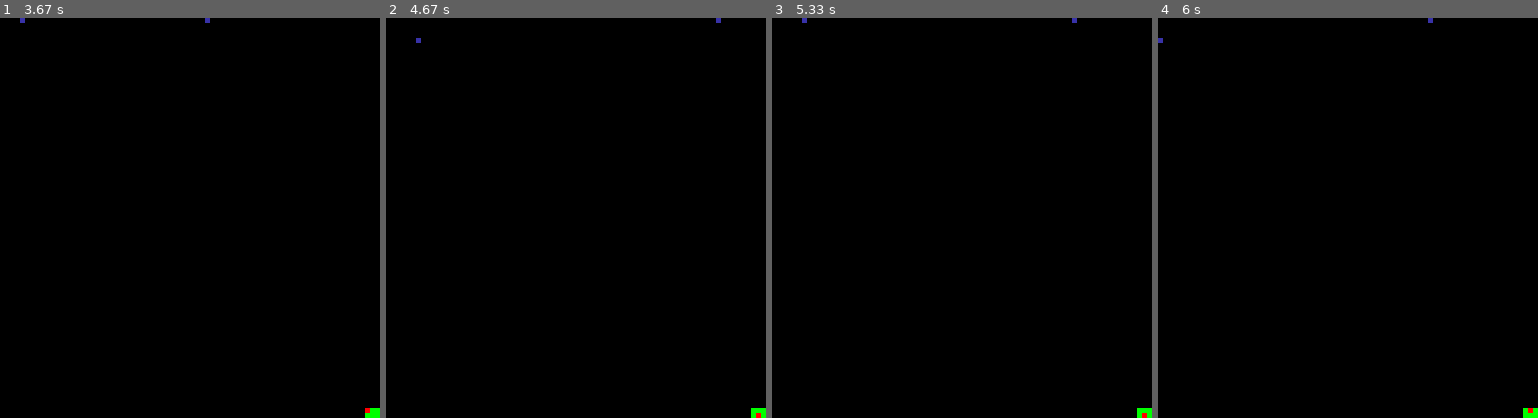
Above: before the commit, frames 1-4 (left to right).
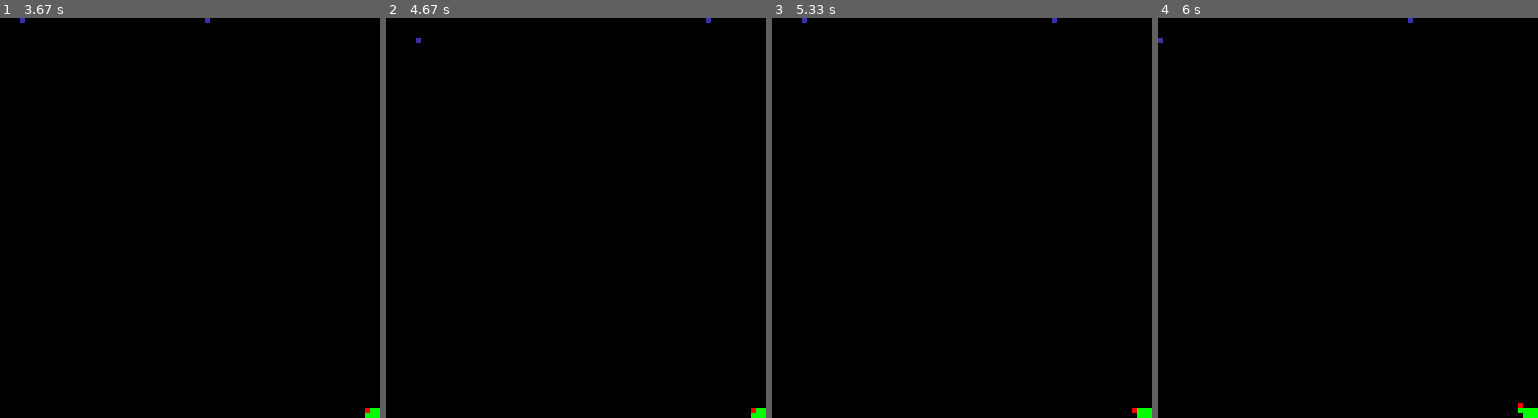
Above: after the commit, the same moments.

Repository: Severoth/pygame-qix
Game: pygame game, started from main.py
Same seed, same stepped clock (60 frames per second), same inputs: the game is played once before the commit and once after it.
Inputs:
- Up to frame 1 (3.67 s): hold Right 0.33-0.8 s; hold Up 0.83-1.3 s; hold Right 1.33-1.8 s; hold Left 1.83-2.37 s; hold Down 2.4-2.7 s; hold Left 2.73-3.13 s; hold Up 3.17-3.53 s; hold Right from 3.57 s (still down)
- Up to frame 2 (4.67 s): release Right at 4.2 s; hold Down 4.23-4.6 s; hold Left from 4.63 s (still down)
- Up to frame 3 (5.33 s): release Left at 5.1 s; hold Right from 5.13 s (still down)
- Up to frame 4 (6 s): release Right at 5.6 s; hold Up 5.63-5.93 s; hold Right from 5.97 s (still down)

Frame 1 is identical in both runs. In frame 2, less than 0.1% of the frame differs, in the area x 84-99%, y 0-100%; in frame 3, less than 0.1%; in frame 4, less than 0.1%, in the area x 65-99%, y 0-99%.

Commit message:
Border controll
Makes so you cant move on already canptured teritory

Diff:
--- a/Player.py
+++ b/Player.py
@@ -40,11 +40,17 @@
             x += 1
         elif dir == "LEFT":
             y -= 1
+        elif dir == "RIGHT":
+            y += 1
         else:
             y += 1
         x = self.clamp(x, 0, 79)
         y = self.clamp(y, 0, 75)
-        if grid[x][y] == 1 or reach_wall((x, y)):
+        if grid[x][y] == 1:
+            x = self.cell[0]
+            y = self.cell[1]
+            self.touch_wall += 1
+        if reach_wall((x, y)):
             self.touch_wall += 1
         self.cell = (x, y)
         self.cells.append(self.cell)
--- a/main.py
+++ b/main.py
@@ -46,13 +46,19 @@
             done = True  # Flag that we are done so we exit this loop
         if event.type == pygame.KEYDOWN:
             if event.key == pygame.K_LEFT:
-                player.move("LEFT", p.grid)
+                pressed_left = True
+                if pressed_left:
+                    player.move("LEFT", p.grid)
             if event.key == pygame.K_RIGHT:
                 player.move("RIGHT", p.grid)
             if event.key == pygame.K_UP:
                 player.move("UP", p.grid)
             if event.key == pygame.K_DOWN:
                 player.move("DOWN", p.grid)
+        elif event.type == pygame.KEYUP:
+            if event.key == pygame.K_LEFT:
+                pressed_left = False
+
     for cell in player.cells:
         p.grid[cell[0]][cell[1]] = 1
     p.grid[player.cell[0]][player.cell[1]] = 2
